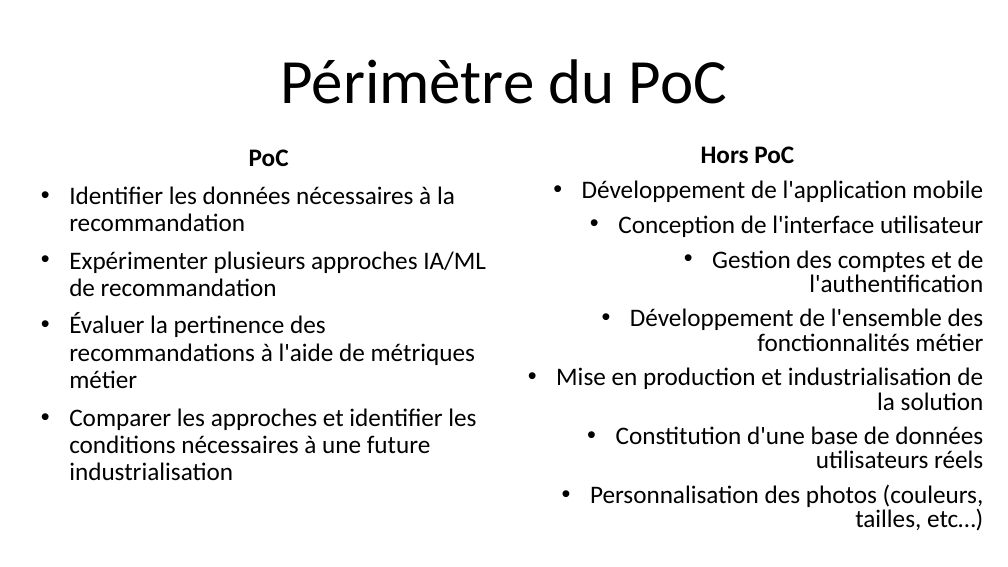
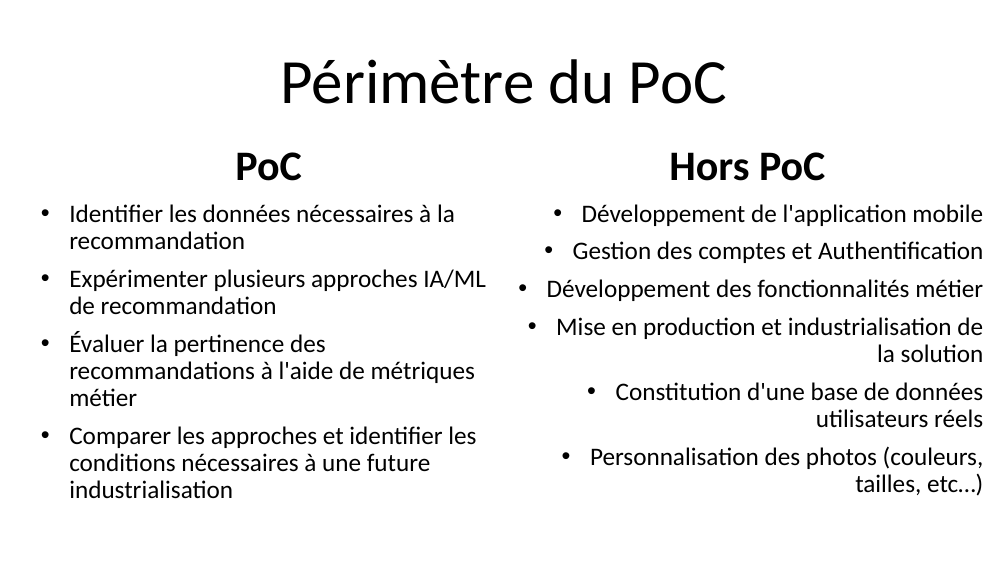
Before and after one commit to Ace4teaM/OCR-FashionInsta, a slide deck: slide 5 of POC.pptx (slide 4 before the commit). Drawn at 1008x567 pixels with LibreOffice and Linux fonts; fonts in the diff are those of the drawing. Boxes give left, top, right and bottom in pixels: in the first picture for what was removed or moved away, otherwise in the second. Text is boxed around its words. In the diff, an @@ line names an element or a change of style, - is before the commit and + after.

```diff
--- a/POC.pptx
+++ b/POC.pptx
@@ subtitle at bbox=[235, 152, 301, 181]: size 24 to 40 pt in "PoC" @@
@@ text at bbox=[556, 152, 984, 496]: size 24 to 40 pt in "Hors PoC"; line spacing 0.8 to 0.9 @@
@@ text at bbox=[547, 241, 983, 301]: text changed @@
-• Conception de l'interface utilisateur
-• Gestion des comptes et de l'authentification
-• Développement de l'ensemble des fonctionnalités métier
+• Gestion des comptes et Authentification
+• Développement des fonctionnalités métier
```
Also in this commit, not shown: 13 other slides changed, 2 slides added, 4 slides removed, 2 other files.
